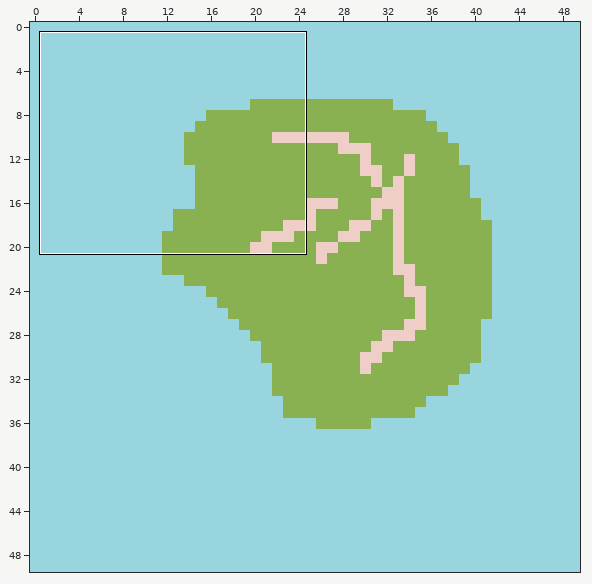
Two versions of a level (Tiled map (JSON), Assets/Data/Maps/TileMapSmall.json). The first picture is a wide view before the edit; the outline marks the close-up.
Close-up. First the earlier version:
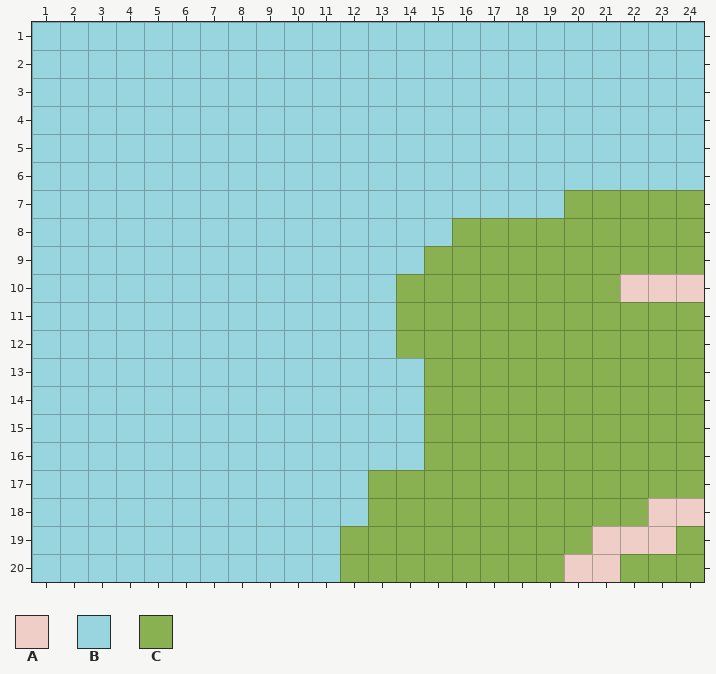
Cells are 32x32 px. Shown: x 1..24, y 1..20. The commit also changed other parts of the map, which this record leaves out.
Key: from "iThrive Tileset": A 11 "PaleDogwood", B 13 "IslandParadise", C 17 "Greenery".
_ is an empty cell.
Layer "Tile Layer 1" before, first column x 1:
 1 BBBBBBBBBBBBBBBBBBBBBBBB
 2 BBBBBBBBBBBBBBBBBBBBBBBB
 3 BBBBBBBBBBBBBBBBBBBBBBBB
 4 BBBBBBBBBBBBBBBBBBBBBBBB
 5 BBBBBBBBBBBBBBBBBBBBBBBB
 6 BBBBBBBBBBBBBBBBBBBBBBBB
 7 BBBBBBBBBBBBBBBBBBBCCCCC
 8 BBBBBBBBBBBBBBBCCCCCCCCC
 9 BBBBBBBBBBBBBBCCCCCCCCCC
10 BBBBBBBBBBBBBCCCCCCCCAAA
11 BBBBBBBBBBBBBCCCCCCCCCCC
12 BBBBBBBBBBBBBCCCCCCCCCCC
13 BBBBBBBBBBBBBBCCCCCCCCCC
14 BBBBBBBBBBBBBBCCCCCCCCCC
15 BBBBBBBBBBBBBBCCCCCCCCCC
16 BBBBBBBBBBBBBBCCCCCCCCCC
17 BBBBBBBBBBBBCCCCCCCCCCCC
18 BBBBBBBBBBBBCCCCCCCCCCAA
19 BBBBBBBBBBBCCCCCCCCCAAAC
20 BBBBBBBBBBBCCCCCCCCAACCC
After the commit:
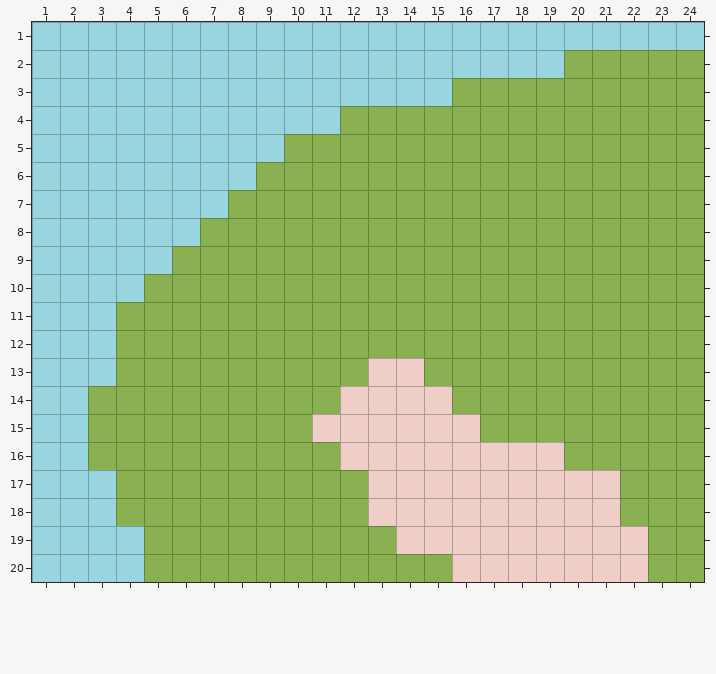
Change:
Layer "Tile Layer 1":
The edit turns tile B into tile A in row 13 at x 13 to 14; in row 14 at x 12 to 14; in row 15 at x 11 to 14; in row 16 at x 12 to 14.
The edit turns tile C into tile A in row 14 at x 15; in row 15 at x 15 to 16; in row 16 at x 15 to 19; in rows 17 to 18 at x 13 to 21; in row 19 at x 14 to 20; in row 20 at x 16 to 19 and 22.
The edit turns tile A into tile C in row 10 at x 22 to 24; in row 18 at x 23 to 24; in row 19 at x 23.
The edit turns tile B into tile C in row 2 at x 20 to 24; in row 3 at x 16 to 24; in row 4 at x 12 to 24; in row 5 at x 10 to 24; in row 6 at x 9 to 24; in row 7 at x 8 to 19.
The edit turns tile B into tile C in row 8 at x 7 to 15; in row 9 at x 6 to 14; in row 10 at x 5 to 13; in rows 11 to 12 at x 4 to 13; in row 13 at x 4 to 12; in row 14 at x 3 to 11.
The edit turns tile B into tile C in row 15 at x 3 to 10; in row 16 at x 3 to 11; in rows 17 to 18 at x 4 to 12; in rows 19 to 20 at x 5 to 11.
Changed places in both close-ups, as pixel boxes (x1, y1, x2, y2):
changed: (88, 50, 704, 582)
